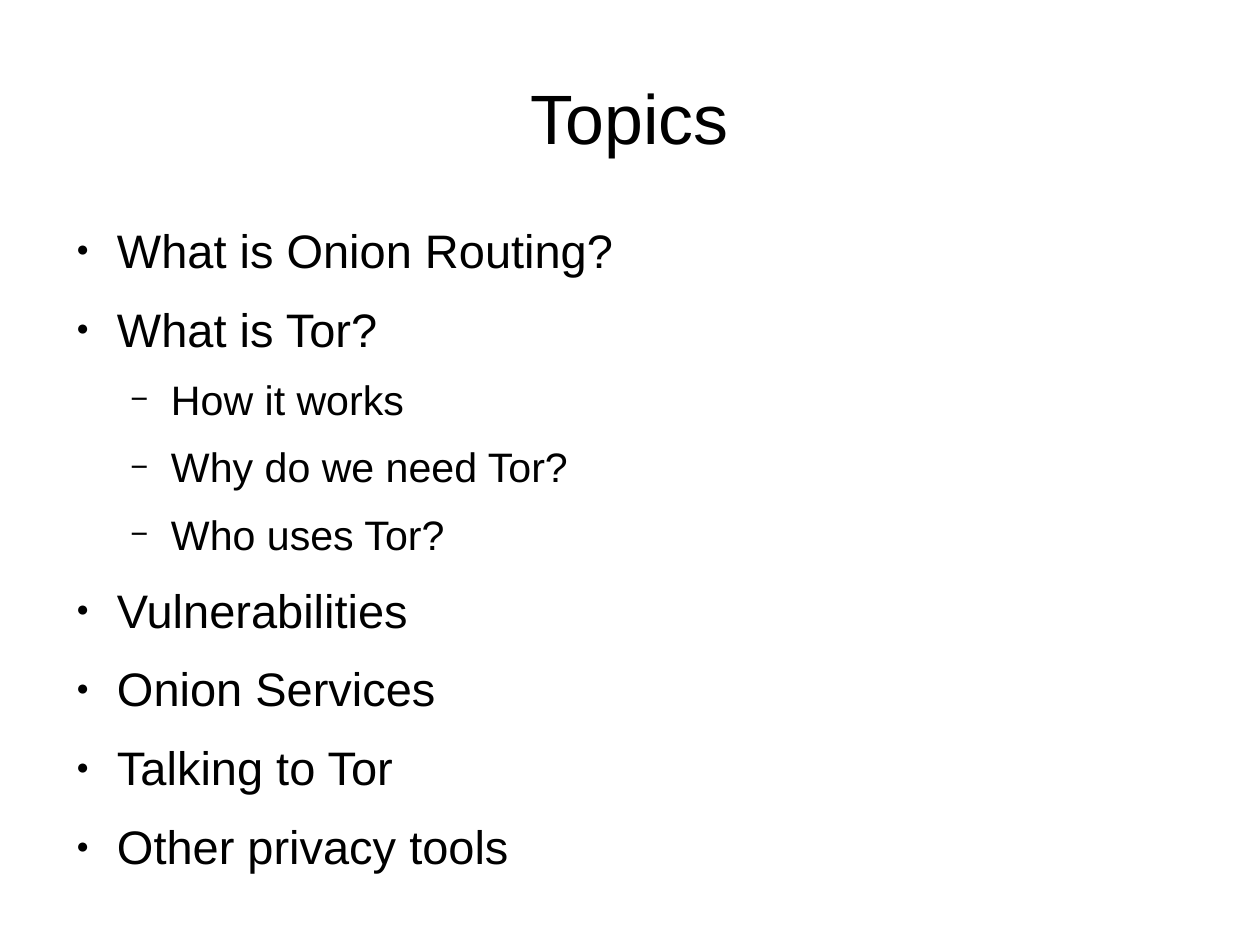
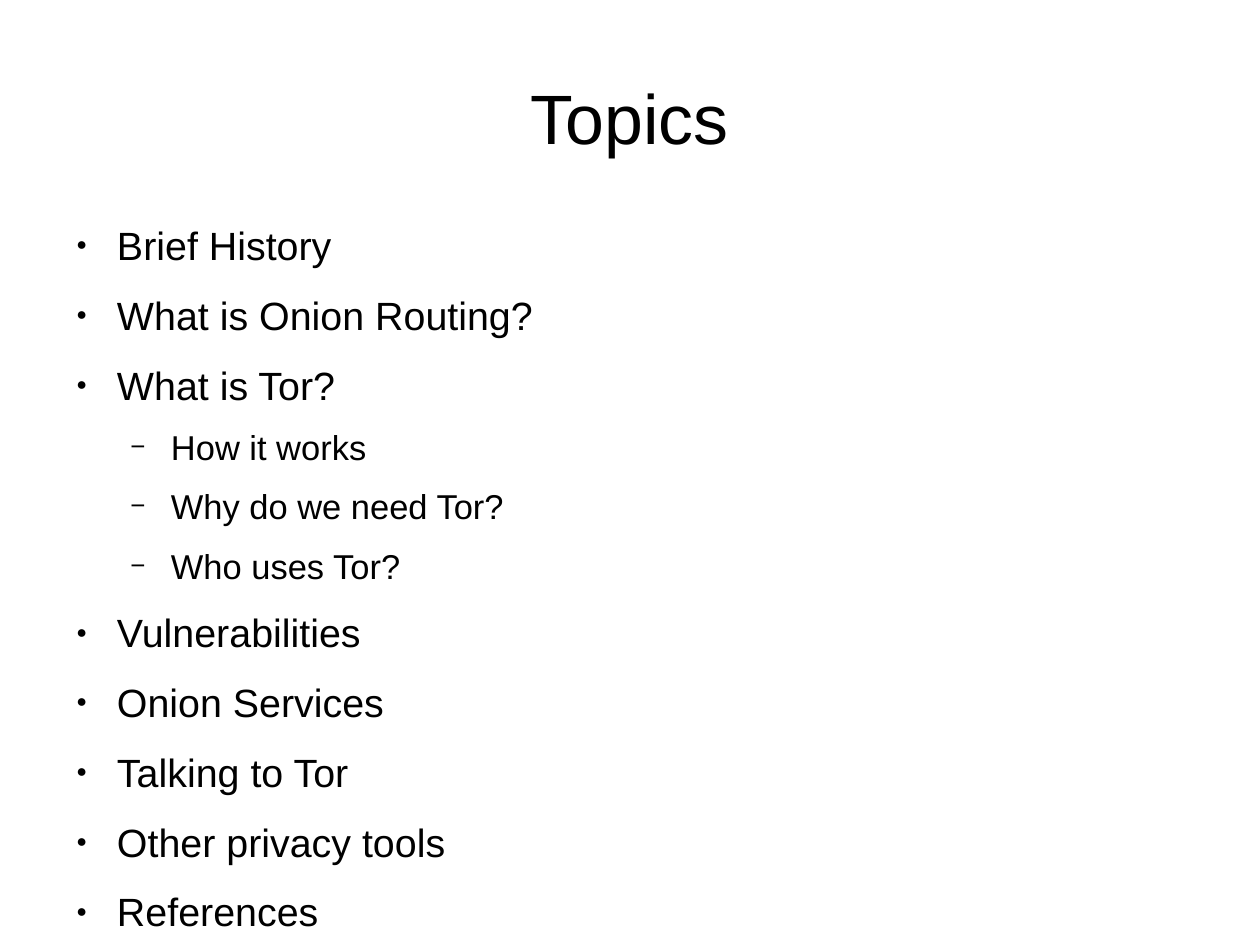
Before and after one commit to btoll/benjamintoll.com, a slide deck: slide 2 of static/talks/tor.odp. Drawn at 1260x945 pixels with LibreOffice and Linux fonts; fonts in the diff are those of the drawing. Boxes give left, top, right and bottom in pixels: in the first picture for what was removed or moved away, otherwise in the second. Text is boxed around its words. In the diff, an @@ line names an element or a change of style, - is before the commit and + after.

```diff
--- a/static/talks/tor.odp
+++ b/static/talks/tor.odp
@@ text at bbox=[117, 231, 332, 268]: paragraph added @@
+● Brief History
@@ text at bbox=[117, 301, 533, 864]: size 29.6 to 24.8 pt in "What is Onion Routing?", "What is Tor?", "Vulnerabilities", "Onion Services" and 2 more places; size 25.9 to 21.7 pt in "How it works", "Why do we need Tor?", "Who uses Tor?" @@
@@ text at bbox=[117, 897, 318, 927]: paragraph added @@
+● References
```
Also in this commit, not shown: 6 other slides changed, 5 slides added, 1 other file.
